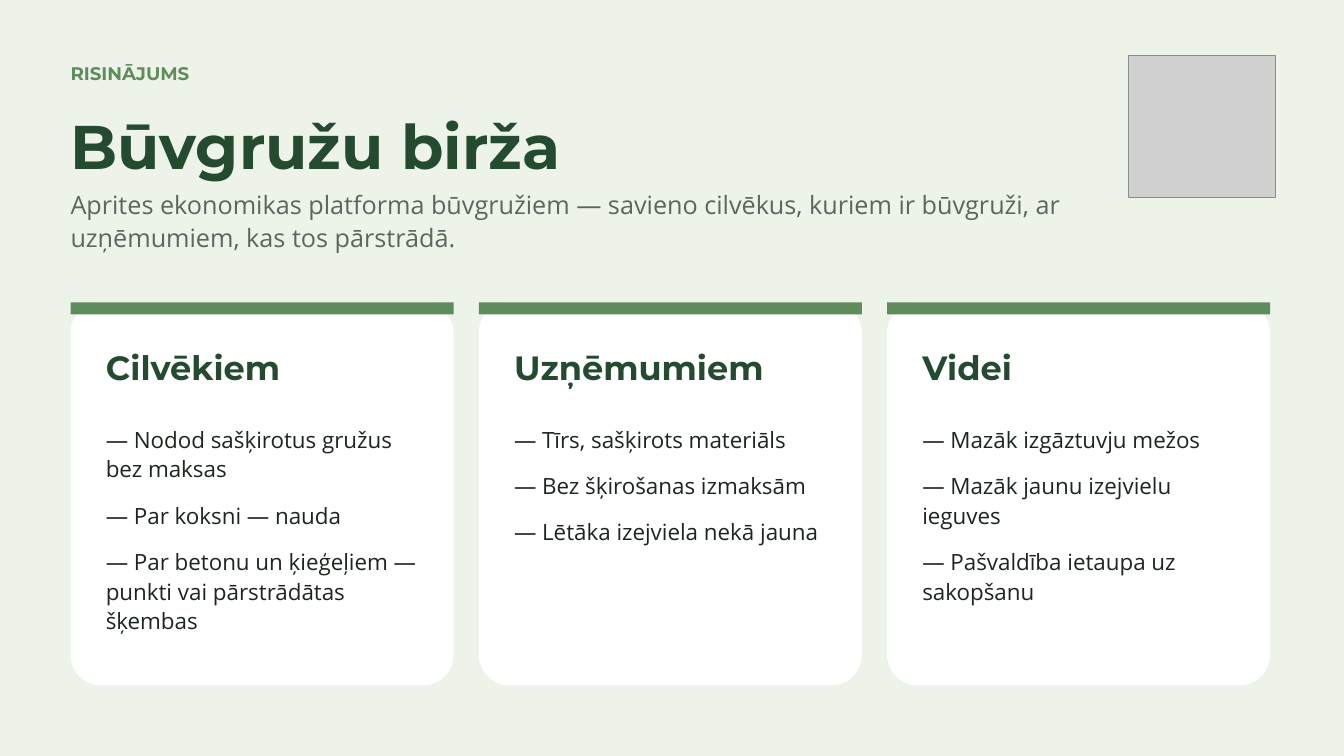
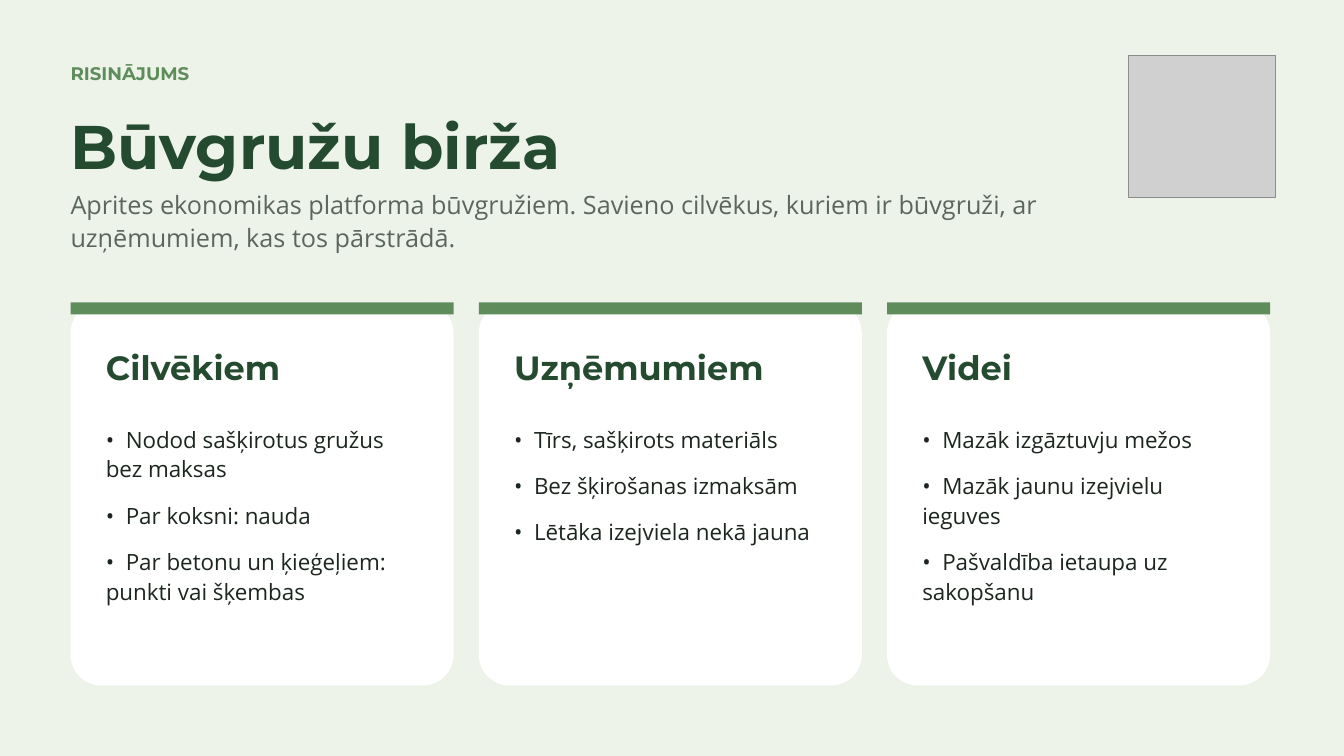
Before and after one commit to cimagustavs/Projekti_majaslapas, a slide deck: slide 2 of hakatons/buvgruzu-birza.pptx. Drawn at 1344x756 pixels with LibreOffice and Linux fonts; fonts in the diff are those of the drawing; grey boxes stand for pictures. Boxes give left, top, right and bottom in pixels: in the first picture for what was removed or moved away, otherwise in the second. Text is boxed around its words. In the diff, an @@ line names an element or a change of style, - is before the commit and + after.

```diff
--- a/hakatons/buvgruzu-birza.pptx
+++ b/hakatons/buvgruzu-birza.pptx
@@ text at (x1=71, y1=194, x2=1036, y2=253): text changed @@
-Aprites ekonomikas platforma būvgružiem — savieno cilvēkus, kuriem ir būvgruži, ar uzņēmumiem, kas tos pārstrādā.
+Aprites ekonomikas platforma būvgružiem. Savieno cilvēkus, kuriem ir būvgruži, ar uzņēmumiem, kas tos pārstrādā.
@@ text at (x1=106, y1=431, x2=386, y2=605): text changed @@
-— Nodod sašķirotus gružus bez maksas
-— Par koksni — nauda
-— Par betonu un ķieģeļiem — punkti vai pārstrādātas šķembas
+• Nodod sašķirotus gružus bez maksas
+• Par koksni: nauda
+• Par betonu un ķieģeļiem: punkti vai šķembas
@@ text at (x1=534, y1=431, x2=810, y2=546): text changed @@
-— Tīrs, sašķirots materiāls
-— Bez šķirošanas izmaksām
-— Lētāka izejviela nekā jauna
+• Tīrs, sašķirots materiāls
+• Bez šķirošanas izmaksām
+• Lētāka izejviela nekā jauna
@@ text at (x1=922, y1=431, x2=1192, y2=605): text changed @@
-— Mazāk izgāztuvju mežos
-— Mazāk jaunu izejvielu ieguves
-— Pašvaldība ietaupa uz sakopšanu
+• Mazāk izgāztuvju mežos
+• Mazāk jaunu izejvielu ieguves
+• Pašvaldība ietaupa uz sakopšanu
```
Also in this commit, not shown: 1 other slide changed, 1 slide added, 1 slide removed, 3 other files.
